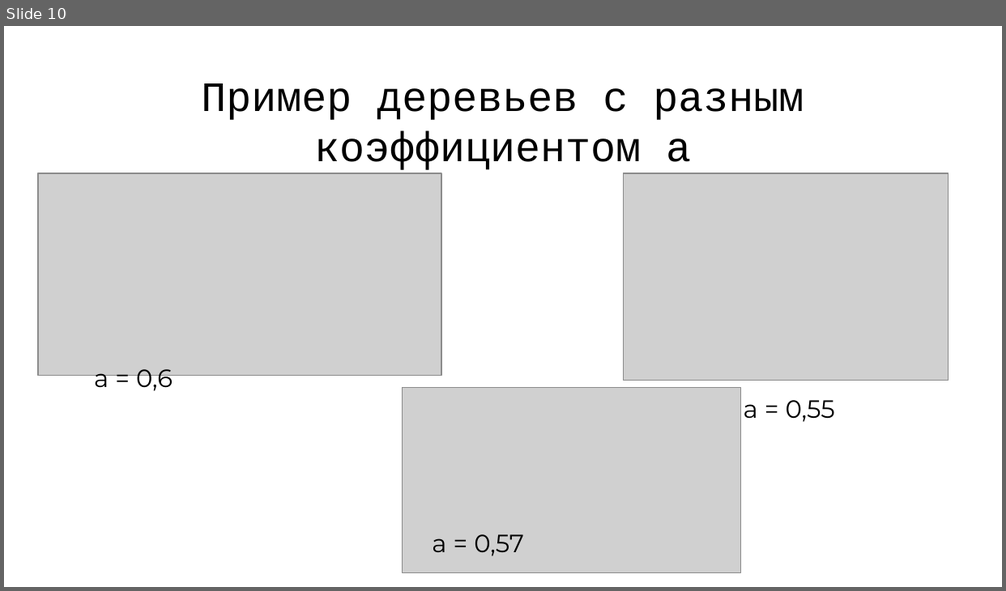
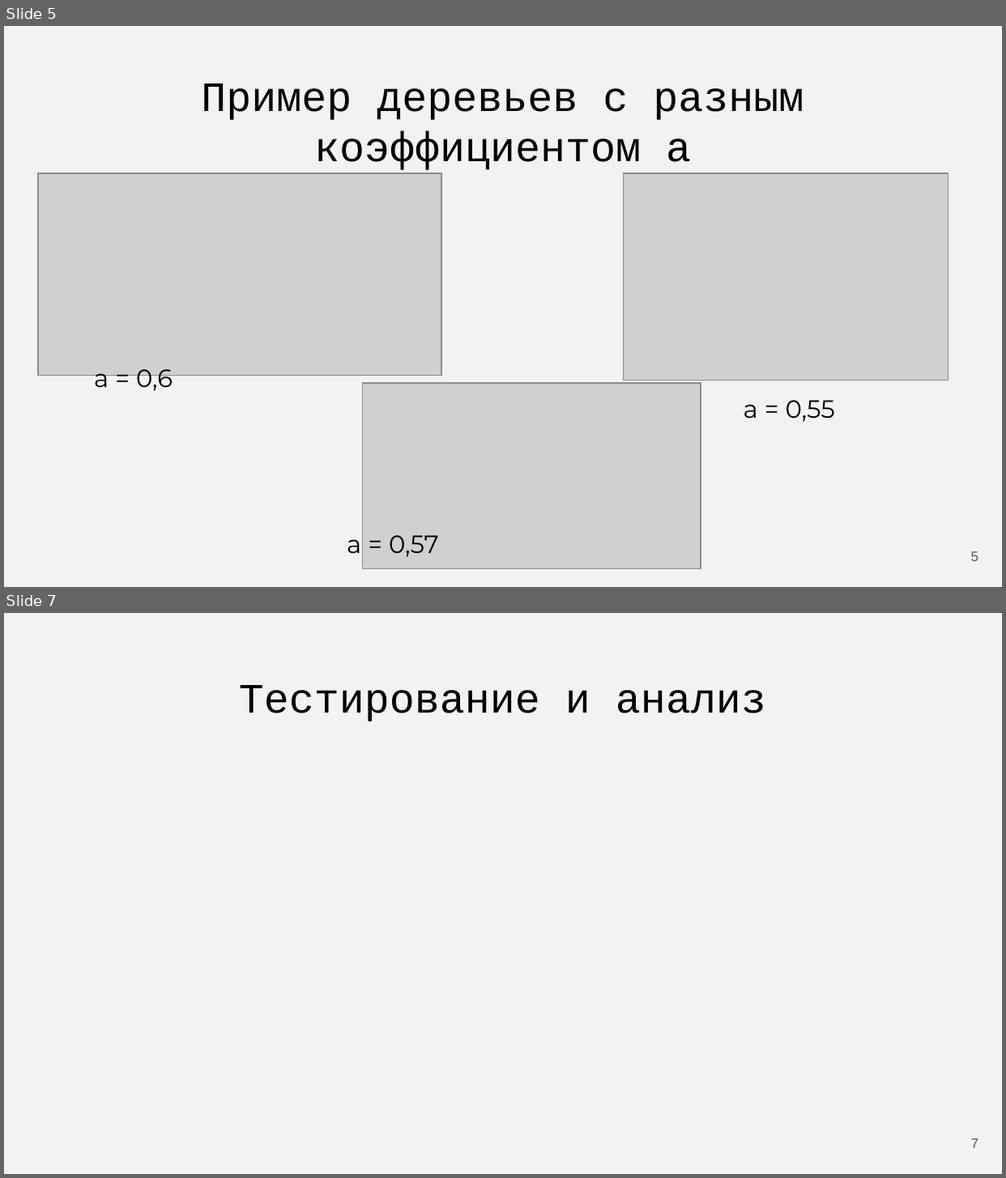
Before and after one commit to Flnchkv/ScapeGoat_Three, a slide deck: ScapeGoat Three.pptx. Shown one above the other, each under a label of ours: slide 10 before the commit, slides 5 and 7 after it; the slides between them are not shown. The pictures are 1006x591 and 1006x1178 pixels, drawn with LibreOffice and Linux fonts; fonts in the diff are those of the drawing; grey boxes stand for pictures. Boxes give left, top, right and bottom in pixels: in the first picture for what was removed or moved away, otherwise in the second. Text is boxed around its words. In the diff, an @@ line names an element or a change of style, - is before the commit and + after.

```diff
--- a/ScapeGoat Three.pptx
+++ b/ScapeGoat Three.pptx
@@ slide 7 added at (4,613,1002,1174), background #F2F2F2 @@
@@ title added at (239,685,766,722), 30.2 pt, text #000000 @@
+Тестирование и анализ
@@ page number added at (971,1139,979,1148), 10 pt, text #595959 @@
+7
@@ what was slide 10 is now slide 5 @@
@@ slide 5 changed as well @@
@@ background #FFFFFF to #F2F2F2 @@
@@ picture: place and size @@
-picture at (403,387,740,573)
+picture at (362,383,701,569)
@@ text "a = 0,57": place and size @@
-text "a = 0,57" at (432,535,524,557)
+text "a = 0,57" at (347,535,439,557)
@@ page number added at (971,552,979,561), 10 pt, text #595959 @@
+5
```
Also in this commit, not shown: 4 other slides changed, 2 other slides added, 8 slides removed, 1 other file.
